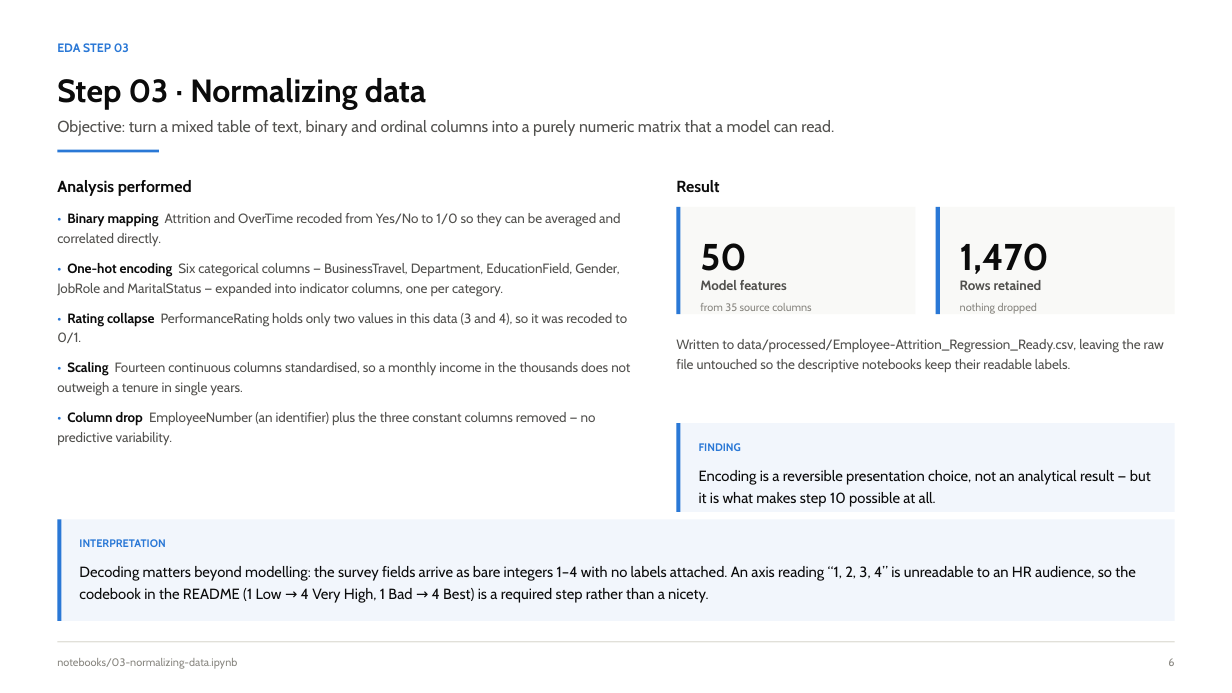
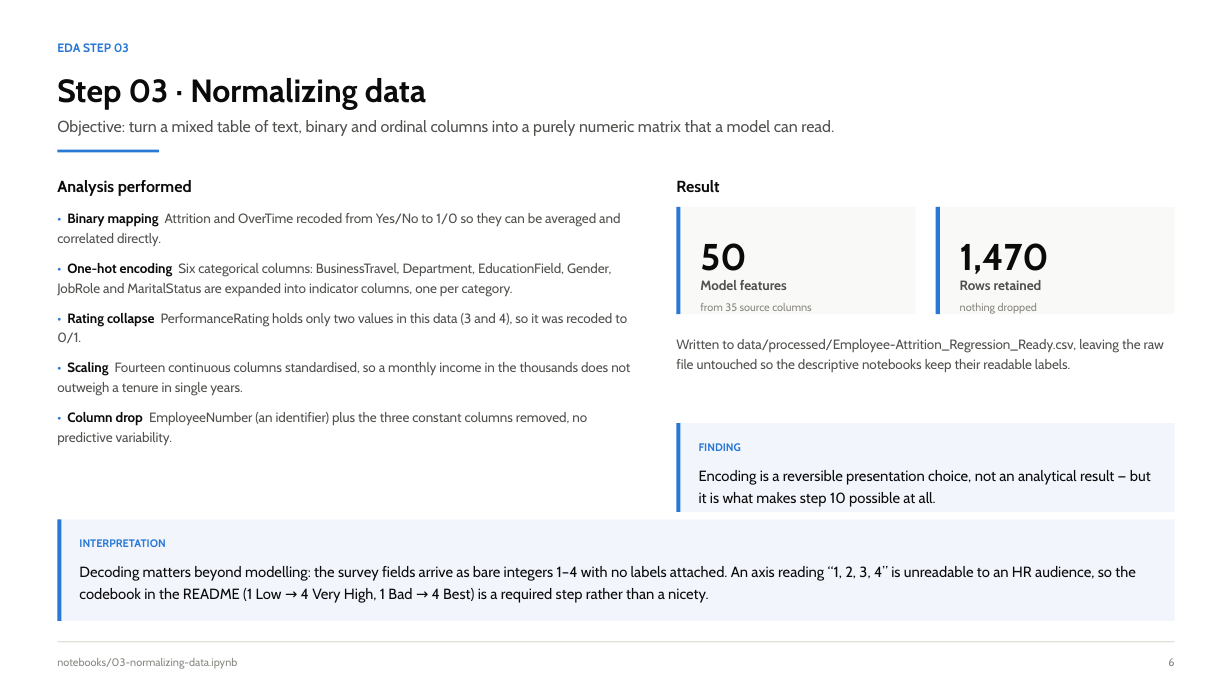
Before and after one commit to NPower-JDA-Cohort-2026/ibm-analytics-attrition-eda, a slide deck: slide 6 of presentation/IBM_Attrition_EDA_Team_Presentation.pptx. Drawn at 1232x693 pixels with LibreOffice and Linux fonts; fonts in the diff are those of the drawing. Boxes give left, top, right and bottom in pixels: in the first picture for what was removed or moved away, otherwise in the second. Text is boxed around its words. In the diff, an @@ line names an element or a change of style, - is before the commit and + after.

```diff
--- a/presentation/IBM_Attrition_EDA_Team_Presentation.pptx
+++ b/presentation/IBM_Attrition_EDA_Team_Presentation.pptx
@@ text at (57,263,611,296): text changed @@
-• One-hot encoding Six categorical columns — BusinessTravel, Department, EducationField, Gender, JobRole and MaritalStatus — expanded into indicator columns, one per category.
+• One-hot encoding Six categorical columns: BusinessTravel, Department, EducationField, Gender, JobRole and MaritalStatus are expanded into indicator columns, one per category.
@@ text at (57,412,587,445): text changed @@
-• Column drop EmployeeNumber (an identifier) plus the three constant columns removed — no predictive variability.
+• Column drop EmployeeNumber (an identifier) plus the three constant columns removed, no predictive variability.
```
Also in this commit, not shown: 5 other slides changed, 1 other file.
